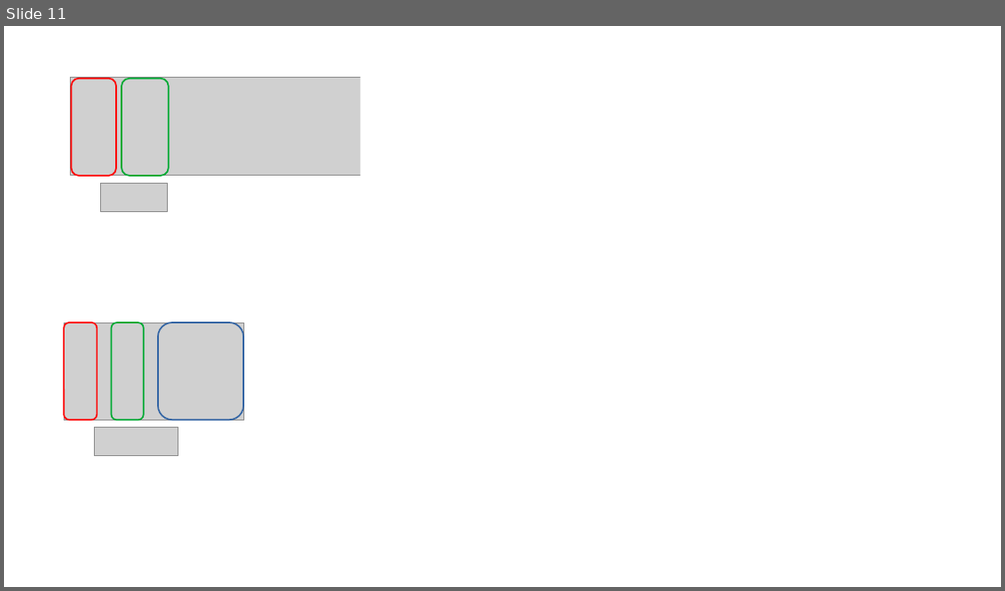
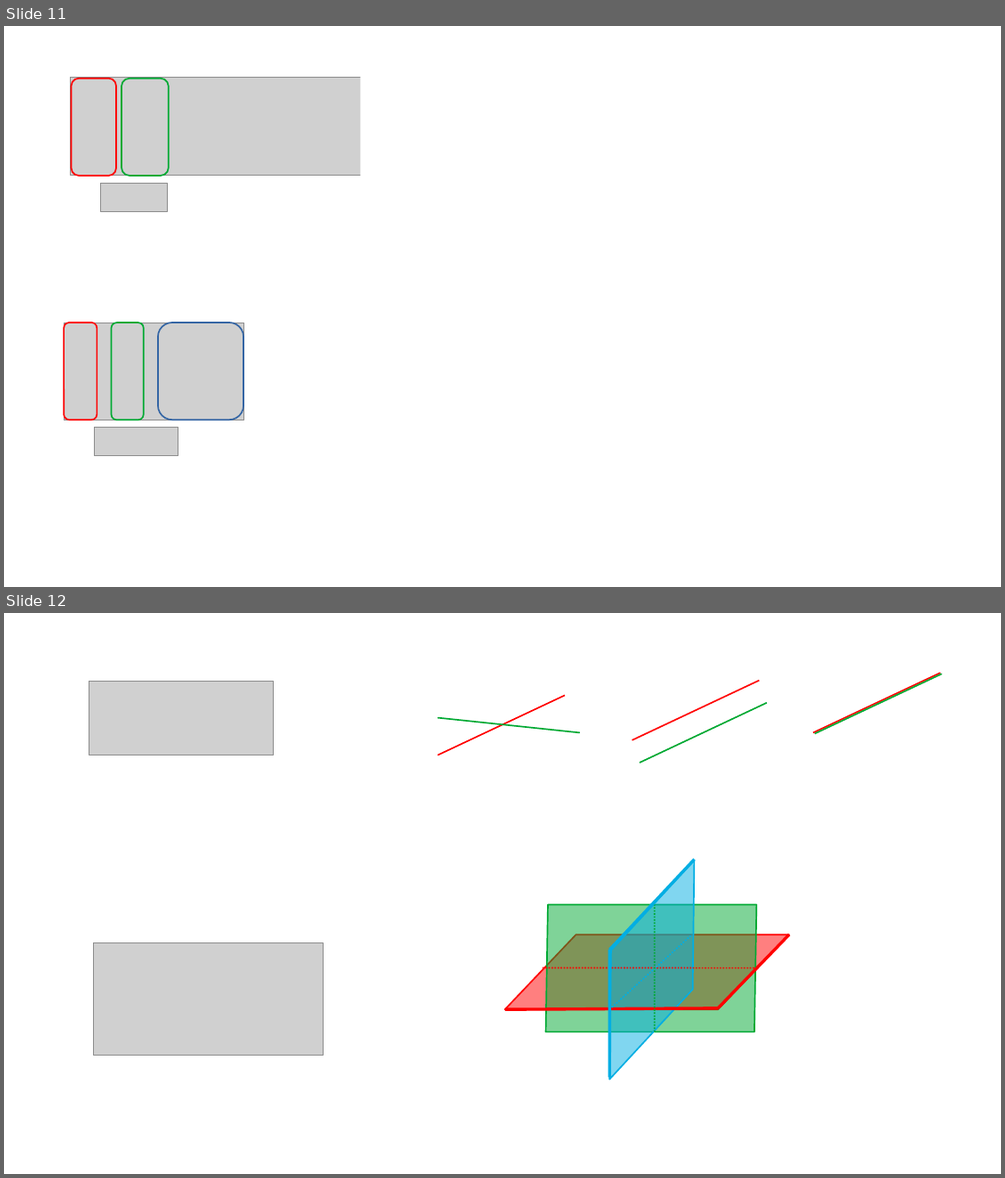
Before and after one commit to QQuick/Wiztech, a slide deck: module_2_numerieke_wiskunde/les_2_vergelijkingen_matrices_en_vectoren/vergelijkingen_1.odp. Shown one above the other, each under a label of ours: slide 11 before the commit, slides 11 and 12 after it. The pictures are 1005x591 and 1005x1178 pixels, drawn with LibreOffice and Linux fonts; fonts in the diff are those of the drawing; grey boxes stand for pictures. Boxes give left, top, right and bottom in pixels: in the first picture for what was removed or moved away, otherwise in the second. Text is boxed around its words. In the diff, an @@ line names an element or a change of style, - is before the commit and + after.

```diff
--- a/module_2_numerieke_wiskunde/les_2_vergelijkingen_matrices_en_vectoren/vergelijkingen_1.odp
+++ b/module_2_numerieke_wiskunde/les_2_vergelijkingen_matrices_en_vectoren/vergelijkingen_1.odp
@@ slide 12 added at (4,613,1001,1174), background #FFFFFF @@
@@ picture added at (89,681,273,755) @@
@@ line added from (632, 740) to (760, 681), #FF0000 1.45 pt @@
@@ line added from (813, 732) to (940, 673), #FF0000 1.45 pt @@
@@ line added from (815, 733) to (942, 674), #00A933 1.45 pt @@
@@ line added from (437, 755) to (565, 695), #FF0000 1.45 pt @@
@@ line added from (437, 718) to (580, 732), #00A933 1.45 pt @@
@@ line added from (639, 763) to (767, 703), #00A933 1.45 pt @@
@@ parallelogram added at (609,860,694,1080), fill #02AEE3 at 50% opacity, outline #02AEE3 1.45 pt @@
@@ line added from (610, 949) to (695, 859), #02AEE3 2.89 pt @@
@@ parallelogram added at (545,905,756,1032), fill #00A933 at 50% opacity, outline #00A933 1.45 pt @@
@@ line added from (655, 1032) to (655, 905), #00A933 1.45 pt @@
@@ picture added at (94,943,324,1055) @@
@@ parallelogram added at (505,934,789,1009), fill #FF0000 at 50% opacity, outline #FF0000 1.45 pt @@
@@ line added from (610, 1009) to (692, 934), #02AEE3 1.45 pt @@
@@ line added from (610, 1078) to (610, 949), #02AEE3 2.89 pt @@
@@ line added from (718, 1008) to (789, 934), #FF0000 2.89 pt @@
@@ line added from (542, 967) to (756, 967), #FF0000 1.45 pt @@
@@ line added from (505, 1009) to (718, 1008), #FF0000 2.89 pt @@
```
Also in this commit, not shown: 1 other file.
